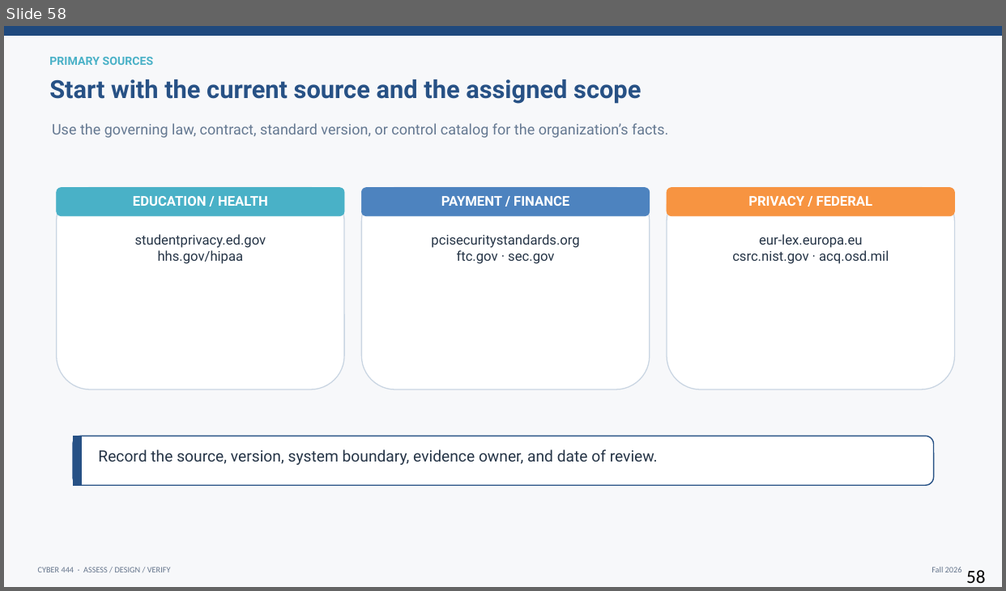
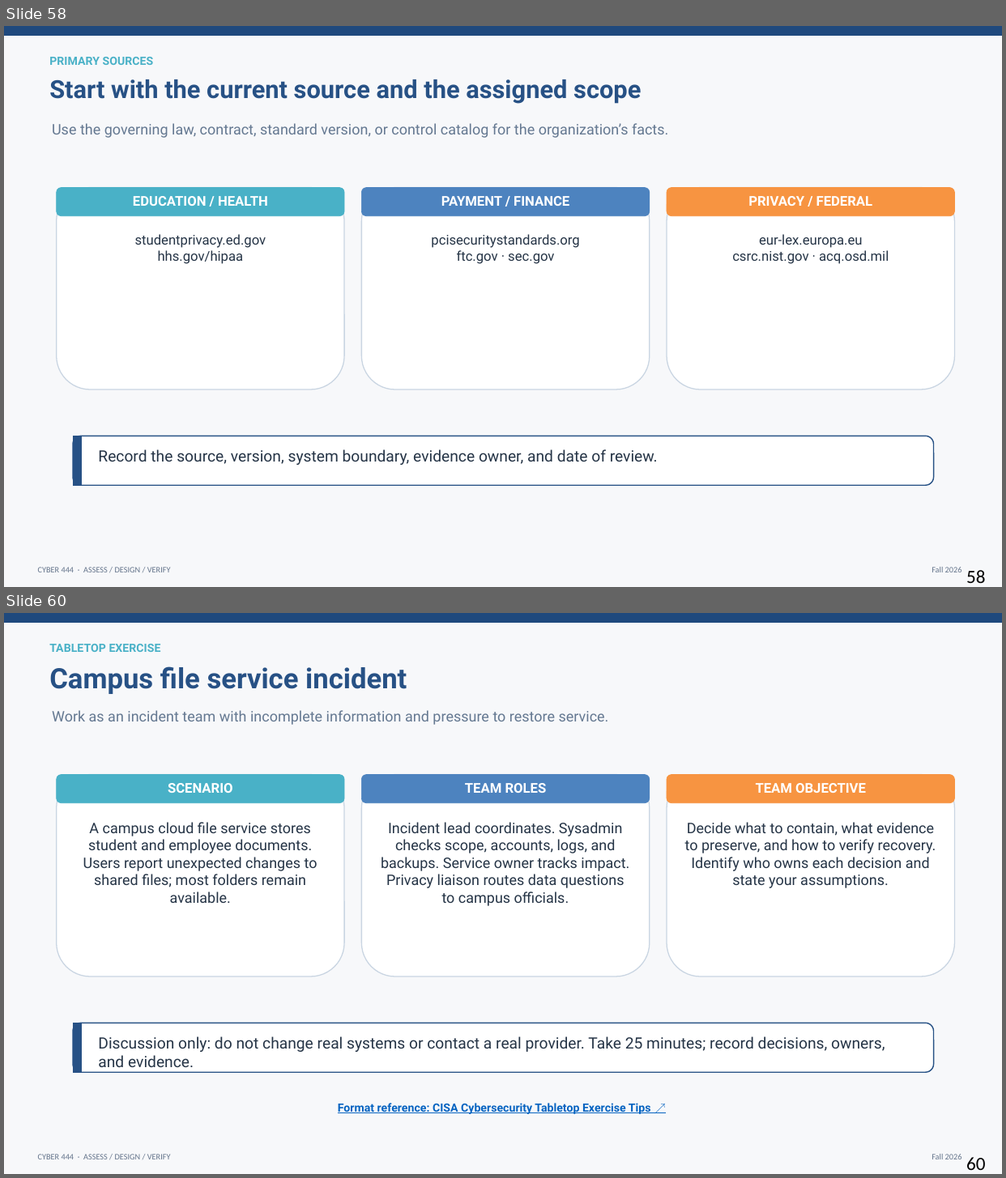
Before and after one commit to BYU-CYBER-444/byu-cyber-444.github.io, a slide deck: lectures/CYBER444_Week09_CIS_STIG_and_Compliance.pptx. Shown one above the other, each under a label of ours: slide 58 before the commit, slides 58 and 60 after it; the slides between them are not shown. The pictures are 1006x591 and 1006x1178 pixels, drawn with LibreOffice and Linux fonts; fonts in the diff are those of the drawing. Boxes give left, top, right and bottom in pixels: in the first picture for what was removed or moved away, otherwise in the second. Text is boxed around its words. In the diff, an @@ line names an element or a change of style, - is before the commit and + after.

```diff
--- a/lectures/CYBER444_Week09_CIS_STIG_and_Compliance.pptx
+++ b/lectures/CYBER444_Week09_CIS_STIG_and_Compliance.pptx
@@ slide 60 added at (x1=4, y1=613, x2=1002, y2=1174), background #F7F8FA; not listed: 3 template elements that a slide beside it also shows @@
@@ text added at (x1=49, y1=644, x2=161, y2=652), 11 pt, text #49B1C7, bold @@
+TABLETOP EXERCISE
@@ text added at (x1=49, y1=666, x2=407, y2=694), 27 pt, text #275185, bold @@
+Campus file service incident
@@ text added at (x1=52, y1=710, x2=609, y2=725), 14 pt, text #647891 @@
+Work as an incident team with incomplete information and pressure to restore service.
@@ rounded rectangle added at (x1=57, y1=775, x2=345, y2=977), fill #FFFFFF, outline #C9D5E2 1 pt @@
@@ rounded rectangle added at (x1=57, y1=775, x2=345, y2=803), fill #49B1C7, outline #49B1C7 0.5 pt @@
@@ rounded rectangle added at (x1=362, y1=775, x2=650, y2=977), fill #FFFFFF, outline #C9D5E2 1 pt @@
@@ rounded rectangle added at (x1=362, y1=775, x2=650, y2=803), fill #4D83BF, outline #4D83BF 0.5 pt @@
@@ rounded rectangle added at (x1=667, y1=775, x2=955, y2=977), fill #FFFFFF, outline #C9D5E2 1 pt @@
@@ rounded rectangle added at (x1=667, y1=775, x2=955, y2=803), fill #F79441, outline #F79441 0.5 pt @@
@@ text added at (x1=168, y1=783, x2=233, y2=793), 13 pt, text #FFFFFF, bold @@
+SCENARIO
@@ text added at (x1=465, y1=783, x2=547, y2=793), 13 pt, text #FFFFFF, bold @@
+TEAM ROLES
@@ text added at (x1=756, y1=783, x2=866, y2=793), 13 pt, text #FFFFFF, bold @@
+TEAM OBJECTIVE
@@ text added at (x1=83, y1=822, x2=317, y2=903), 14 pt, text #253446 @@
+A campus cloud file service stores student and employee documents. Users report unexpected changes to shared files; most folders remain available.
@@ text added at (x1=381, y1=822, x2=629, y2=906), 14 pt, text #253446 @@
+Incident lead coordinates. Sysadmin checks scope, accounts, logs, and backups. Service owner tracks impact. Privacy liaison routes data questions to campus officials.
@@ text added at (x1=685, y1=822, x2=936, y2=888), 14 pt, text #253446 @@
+Decide what to contain, what evidence to preserve, and how to verify recovery. Identify who owns each decision and state your assumptions.
@@ rounded rectangle added at (x1=73, y1=1023, x2=934, y2=1072), fill #FFFFFF, outline #275185 1.1 pt @@
@@ rectangle added at (x1=73, y1=1023, x2=81, y2=1072), fill #275185, outline #275185 0.5 pt @@
@@ text added at (x1=98, y1=1037, x2=884, y2=1067), 15 pt, text #253446 @@
+Discussion only: do not change real systems or contact a real provider. Take 25 minutes; record decisions, owners, and evidence.
@@ text added at (x1=338, y1=1103, x2=651, y2=1114), 11 pt, text #0563C1, bold, underline @@
+Format reference: CISA Cybersecurity Tabletop Exercise Tips ↗
@@ text added at (x1=966, y1=1157, x2=985, y2=1170), 18 pt, text #000000 @@
+60
```
Also in this commit, not shown: 2 other slides added, 9 other files.
